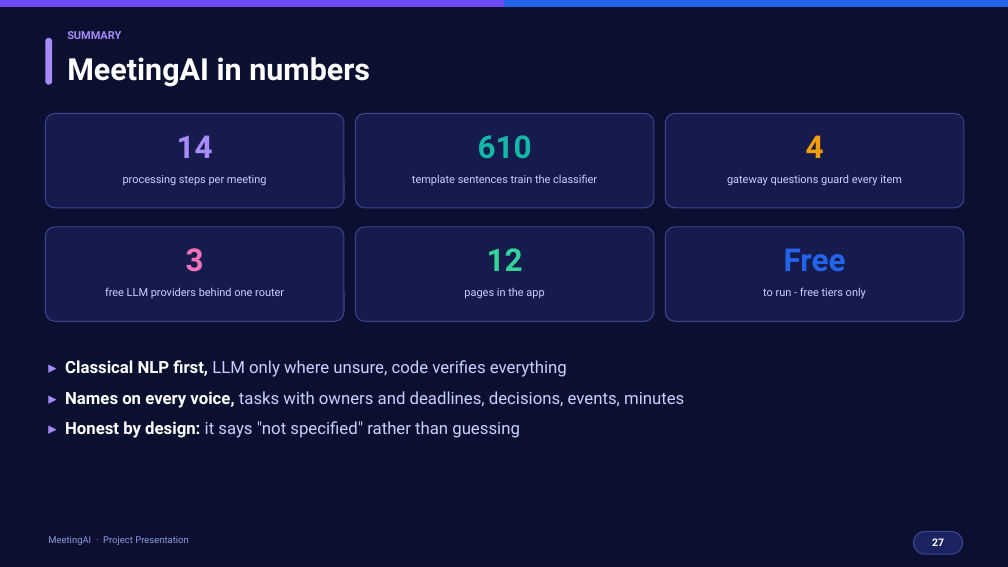
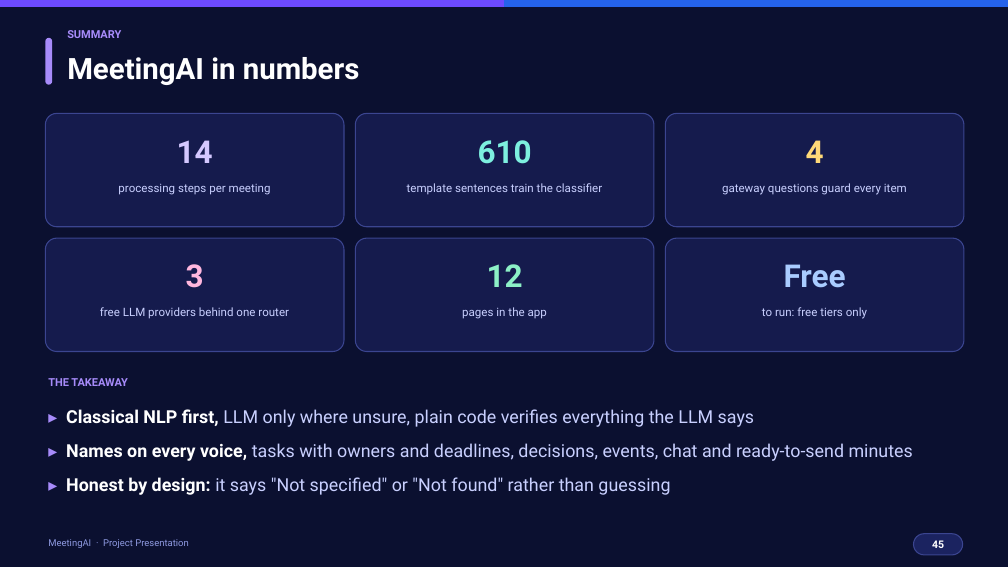
Before and after one commit to nidhitiwari23/Meeting-AI-, a slide deck: slide 45 of docs/MeetingAI_Presentation.pptx (slide 27 before the commit). Drawn at 1008x567 pixels with LibreOffice and Linux fonts; fonts in the diff are those of the drawing. Boxes give left, top, right and bottom in pixels: in the first picture for what was removed or moved away, otherwise in the second. Text is boxed around its words. In the diff, an @@ line names an element or a change of style, - is before the commit and + after.

```diff
--- a/docs/MeetingAI_Presentation.pptx
+++ b/docs/MeetingAI_Presentation.pptx
@@ text "MeetingAI in numbers" at bbox=[67, 57, 360, 85]: size 29 to 28 pt @@
@@ text "14" at bbox=[177, 140, 213, 163]: text colour #A78BFA to #D4C8FF @@
@@ rounded rectangle: place and size @@
-rounded rectangle at bbox=[45, 113, 344, 208]
+rounded rectangle at bbox=[45, 113, 344, 227]
@@ text "610" at bbox=[478, 140, 532, 164]: text colour #14B8A6 to #7DF0DF @@
@@ rounded rectangle: place and size @@
-rounded rectangle at bbox=[355, 113, 654, 208]
+rounded rectangle at bbox=[355, 113, 654, 227]
@@ text "4" at bbox=[806, 140, 824, 163]: text colour #F59E0B to #FFD978 @@
@@ rounded rectangle: place and size @@
-rounded rectangle at bbox=[665, 113, 964, 208]
+rounded rectangle at bbox=[665, 113, 964, 227]
@@ text "processing steps per meeting": place and size @@
-text "processing steps per meeting" at bbox=[123, 175, 267, 186]
+text "processing steps per meeting" at bbox=[118, 184, 271, 195]
@@ text "template sentences train the classifier": place and size @@
-text "template sentences train the classifier" at bbox=[412, 174, 597, 185]
+text "template sentences train the classifier" at bbox=[407, 183, 602, 195]
@@ text "gateway questions guard every item": place and size @@
-text "gateway questions guard every item" at bbox=[727, 175, 902, 186]
+text "gateway questions guard every item" at bbox=[722, 183, 907, 195]
@@ rounded rectangle: place and size @@
-rounded rectangle at bbox=[45, 227, 344, 321]
+rounded rectangle at bbox=[45, 238, 344, 352]
@@ rounded rectangle: place and size @@
-rounded rectangle at bbox=[355, 227, 654, 321]
+rounded rectangle at bbox=[355, 238, 654, 352]
@@ rounded rectangle: place and size @@
-rounded rectangle at bbox=[665, 227, 964, 321]
+rounded rectangle at bbox=[665, 238, 964, 352]
@@ text "3": place and size @@
-text "3" at bbox=[186, 248, 204, 272]
+text "3" at bbox=[186, 264, 204, 288]
@@ text "3" at bbox=[186, 264, 204, 288]: text colour #F472B6 to #FFB7DE @@
@@ text "12": place and size @@
-text "12" at bbox=[487, 248, 523, 271]
+text "12" at bbox=[487, 264, 523, 287]
@@ text "12" at bbox=[487, 264, 523, 287]: text colour #34D399 to #8CF0C6 @@
@@ text "Free": place and size @@
-text "Free" at bbox=[784, 248, 846, 272]
+text "Free" at bbox=[784, 264, 846, 288]
@@ text "Free" at bbox=[784, 264, 846, 288]: text colour #2563EB to #A9CCFF @@
@@ size 10.5 to 11 pt in 5 elements at bbox=[118, 184, 271, 195], bbox=[407, 183, 602, 195], bbox=[722, 183, 907, 195], bbox=[462, 307, 547, 319], bbox=[100, 307, 289, 319] @@
@@ text "free LLM providers behind one ...": place and size @@
-text "free LLM providers behind one ..." at bbox=[105, 287, 284, 298]
+text "free LLM providers behind one ..." at bbox=[100, 307, 289, 319]
@@ text "pages in the app": place and size @@
-text "pages in the app" at bbox=[464, 288, 544, 299]
+text "pages in the app" at bbox=[462, 307, 547, 319]
@@ text at bbox=[762, 307, 867, 319]: text changed; size 10.5 to 11 pt @@
-to run - free tiers only
+to run: free tiers only
@@ text added at bbox=[48, 378, 128, 386], 10.5 pt, text #A78BFA, bold @@
+THE TAKEAWAY
@@ text at bbox=[66, 409, 913, 495]: text changed; size 16 to 17 pt @@
-▸ Classical NLP first, LLM only where unsure, code verifies everything
-▸ Names on every voice, tasks with owners and deadlines, decisions, events, minutes
-▸ Honest by design: it says "not specified" rather than guessing
+▸ Classical NLP first, LLM only where unsure, plain code verifies everything the LLM says
+▸ Names on every voice, tasks with owners and deadlines, decisions, events, chat and ready-to-send minutes
+▸ Honest by design: it says "Not specified" or "Not found" rather than guessing
@@ text at bbox=[932, 540, 944, 548]: text changed @@
-27
+45
```
Also in this commit, not shown: 12 other slides changed, 32 slides added, 14 slides removed, 1 other file.
